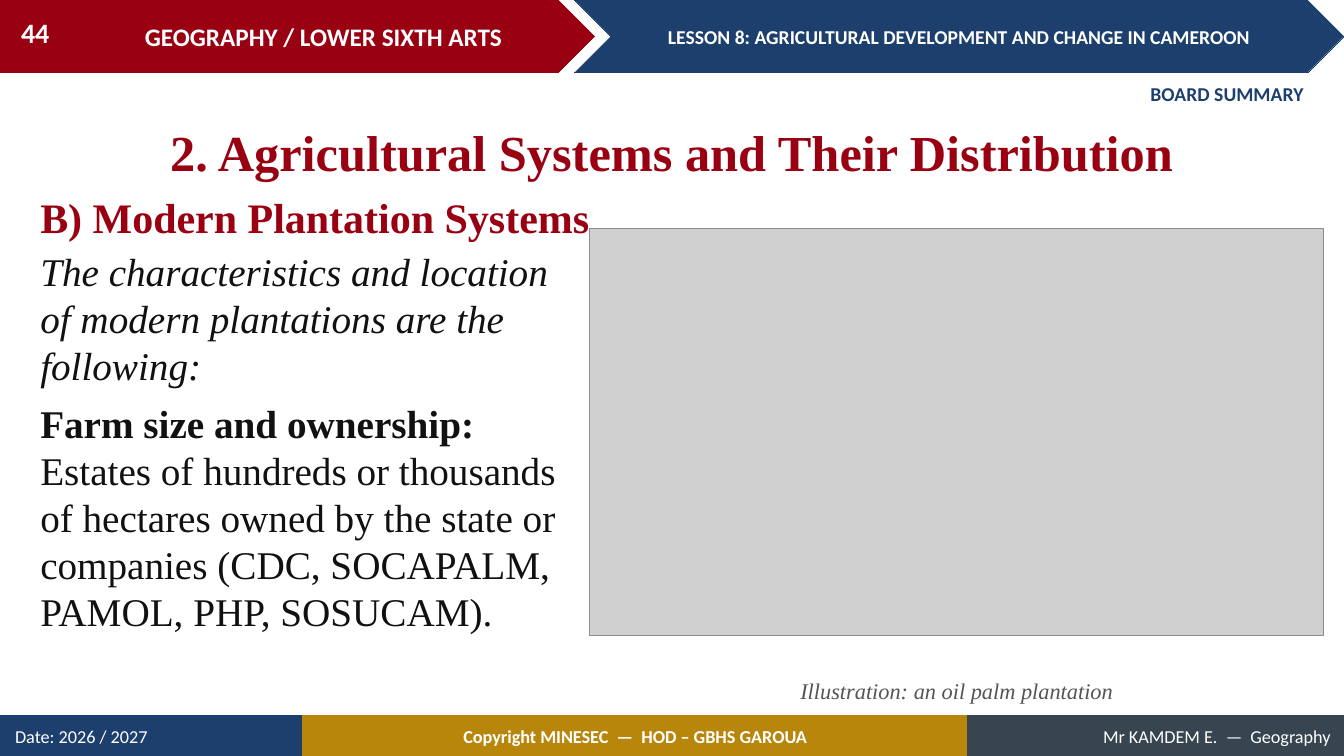
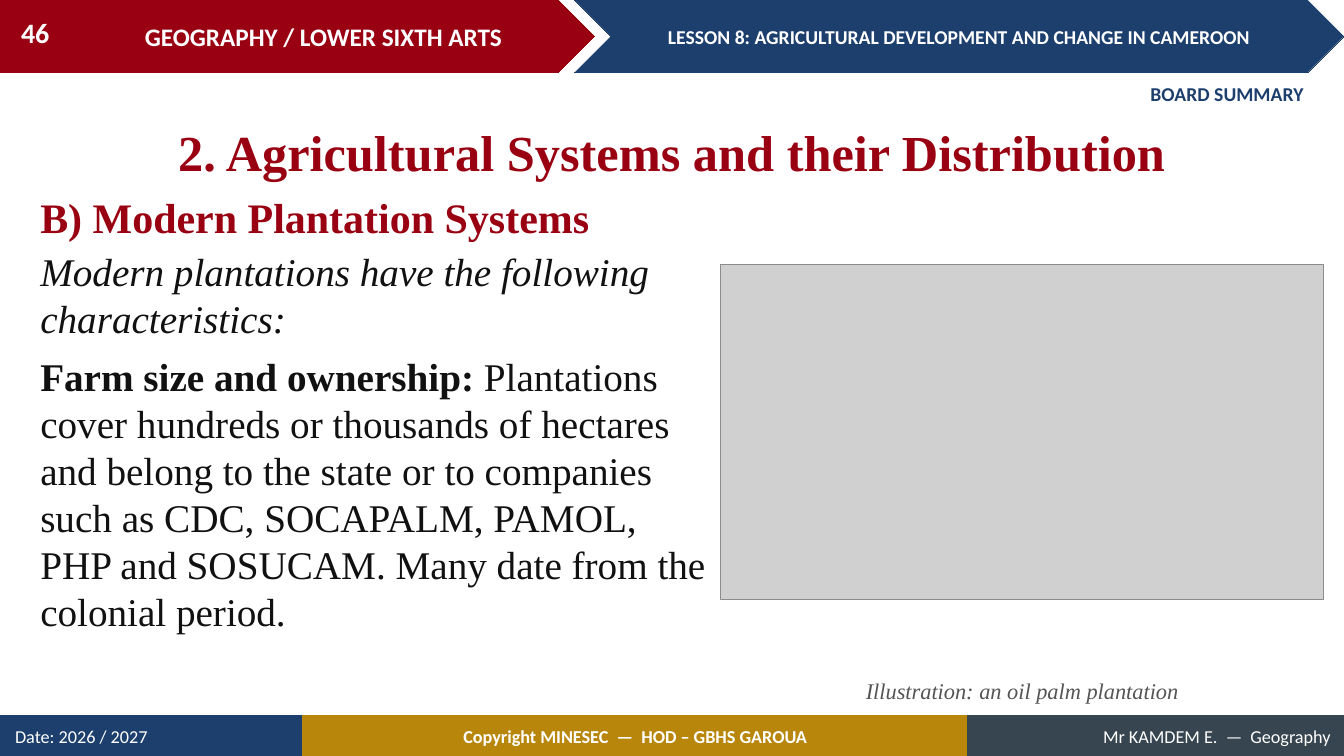
Before and after one commit to Berthautk/linea-github, a slide deck: slide 46 of lecons/LSA/Geography of Cameroon/08_LSA_CAM_L08_Agricultural_Development_and_Change_in_Cameroon.pptx (slide 44 before the commit). Drawn at 1344x756 pixels with LibreOffice and Linux fonts; fonts in the diff are those of the drawing; grey boxes stand for pictures. Boxes give left, top, right and bottom in pixels: in the first picture for what was removed or moved away, otherwise in the second. Text is boxed around its words. In the diff, an @@ line names an element or a change of style, - is before the commit and + after.

```diff
--- a/lecons/LSA/Geography of Cameroon/08_LSA_CAM_L08_Agricultural_Development_and_Change_in_Cameroon.pptx
+++ b/lecons/LSA/Geography of Cameroon/08_LSA_CAM_L08_Agricultural_Development_and_Change_in_Cameroon.pptx
@@ page number at (21,24,49,44): text changed @@
-44
+46
@@ text at (178,136,1165,181): text changed @@
-2. Agricultural Systems and Their Distribution
+2. Agricultural Systems and their Distribution
@@ text at (40,258,706,634): text changed @@
-The characteristics and location of modern plantations are the following:
-Farm size and ownership: Estates of hundreds or thousands of hectares owned by the state or companies (CDC, SOCAPALM, PAMOL, PHP, SOSUCAM).
+Modern plantations have the following characteristics:
+Farm size and ownership: Plantations cover hundreds or thousands of hectares and belong to the state or to companies such as CDC, SOCAPALM, PAMOL, PHP and SOSUCAM. Many date from the colonial period.
@@ picture: place and size @@
-picture at (590,229,1324,636)
+picture at (721,265,1324,600)
@@ text "Illustration: an oil palm plantation": place and size @@
-text "Illustration: an oil palm plantation" at (800,683,1113,704)
+text "Illustration: an oil palm plantation" at (866,683,1179,704)
```
Also in this commit, not shown: 22 other slides changed, 10 slides added, 2 slides removed, 17 other files.
